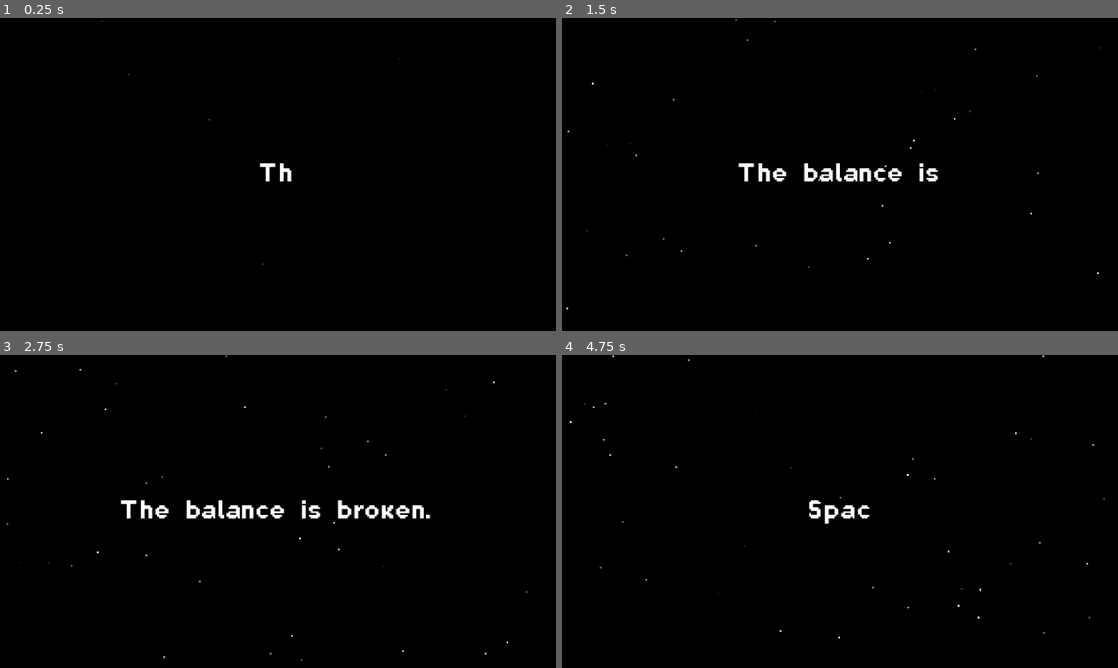
Above: before the commit, frames 1-4 (two rows, left to right).
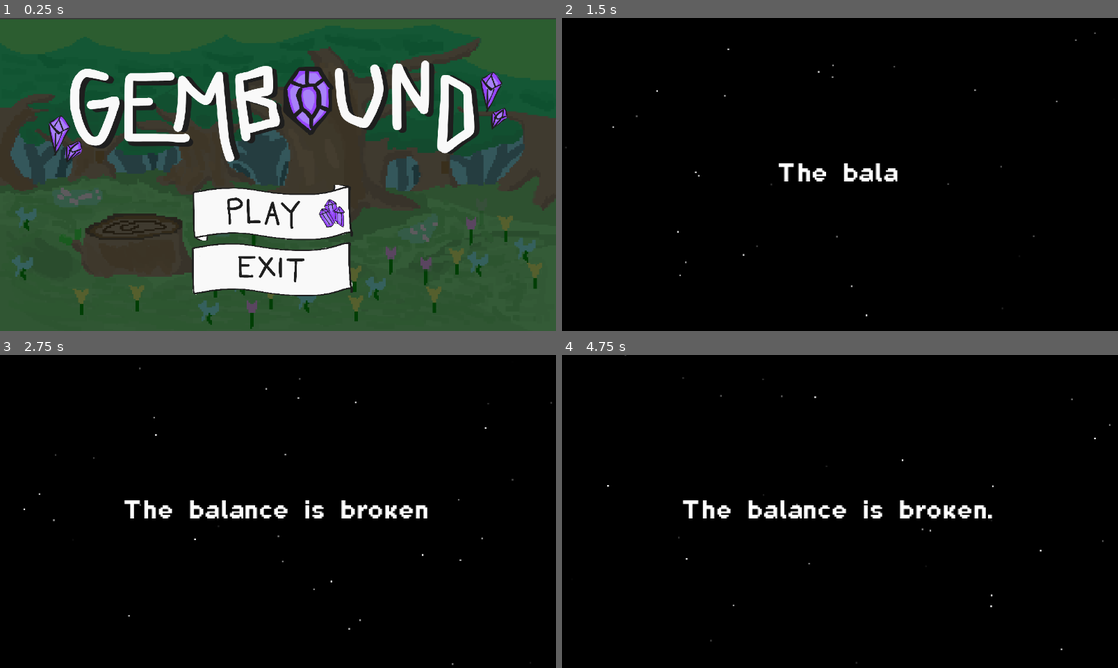
Above: after the commit, the same moments.

Repository: UHM-GameGPT/Gembound
Game: Godot game, scene res://scenes/title_screen/title_screen.tscn
The game is run twice, just before and just after one commit, with the same random seed, the same clock (stepped at 60 frames per second) and the same inputs. Before the commit the project starts from res://scenes/title_screen/intro_text.tscn.
Inputs (mouse positions are in pixels of both pictures, inside the frame that each line leads up to):
- Up to frame 1 (0.25 s): no input
- Up to frame 2 (1.5 s): click (834, 212) at 0.52 s; hold D (right) from 1.28 s (still down)
- Up to frame 3 (2.75 s): keep holding D (right); tap W (up) at 1.52, 2.27 s
- Up to frame 4 (4.75 s): release D (right) at 2.78 s; hold A (left) 2.78-3.53 s; hold D (right) from 3.53 s (still down); tap W (up) at 3.77, 4.52 s; tap Enter at 4.25 s

The runs differ from the first frame. In frame 1, 100% of the frame differs, in the area x 0-100%, y 0-100%; in frame 2, 1.1%; in frame 3, 1.7%; in frame 4, 1.7%.

Commit message:
Update default main scene

Diff:
--- a/project.godot
+++ b/project.godot
@@ -11,7 +11,7 @@
 [application]
 
 config/name="Gembound"
-run/main_scene="uid://docubqi5oace5"
+run/main_scene="uid://csv3m7oq5y5mx"
 config/features=PackedStringArray("4.4", "Forward Plus")
 config/icon="res://icon.svg"
 
